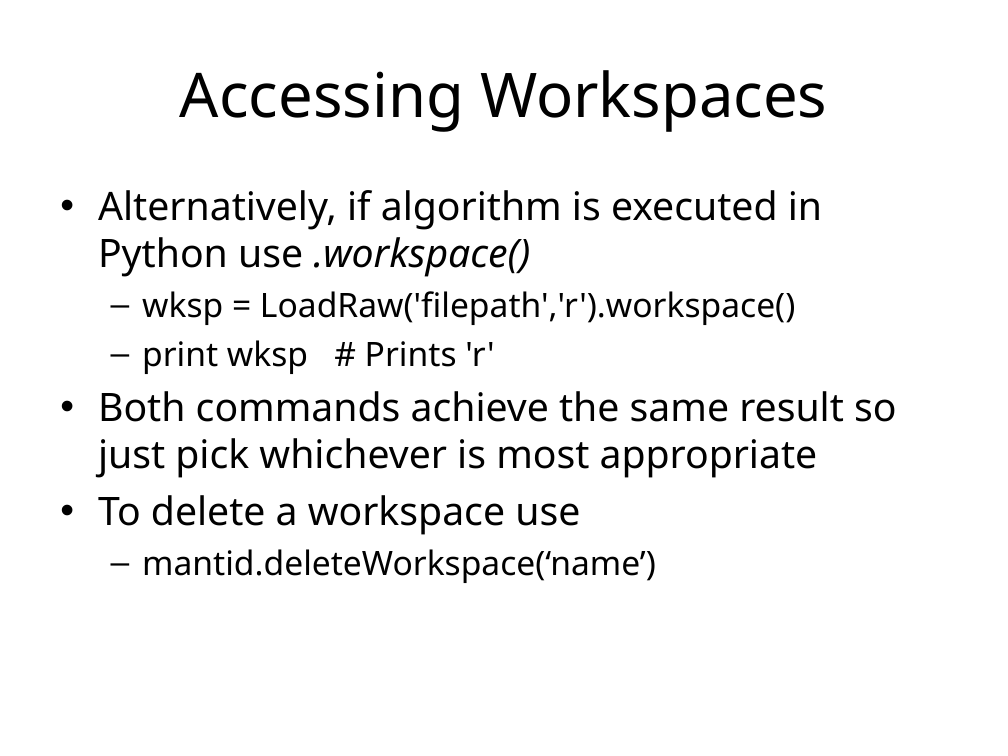
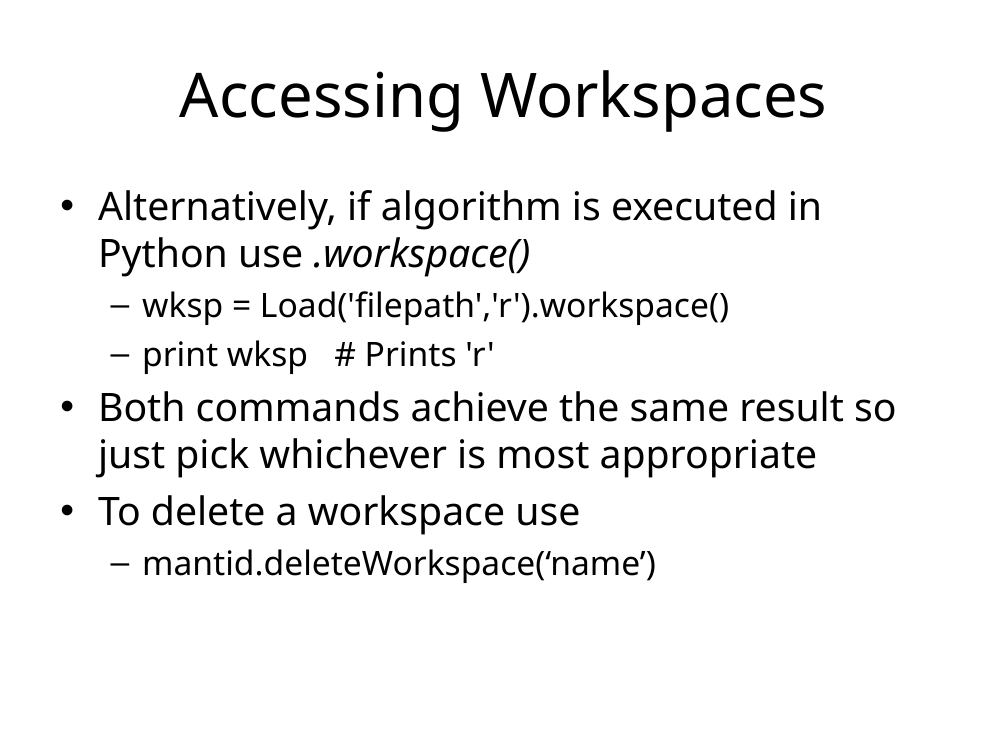
Before and after one commit to mantidproject/documents, a slide deck: slide 28 of Presentations/Python training course/Python in Mantid - SNS.ppt (slide 29 before the commit). Drawn at 1008x756 pixels with LibreOffice and Linux fonts; fonts in the diff are those of the drawing; background and template pictures are left out. Boxes give left, top, right and bottom in pixels: in the first picture for what was removed or moved away, otherwise in the second. Text is boxed around its words. In the diff, an @@ line names an element or a change of style, - is before the commit and + after.

```diff
--- a/Presentations/Python training course/Python in Mantid - SNS.ppt
+++ b/Presentations/Python training course/Python in Mantid - SNS.ppt
@@ text at bbox=[142, 291, 729, 325]: text changed @@
-  – wksp = LoadRaw('filepath','r').workspace()
+  – wksp = Load('filepath','r').workspace()
```
Also in this commit, not shown: 5 other slides changed, 1 slide removed, 1 other file.
